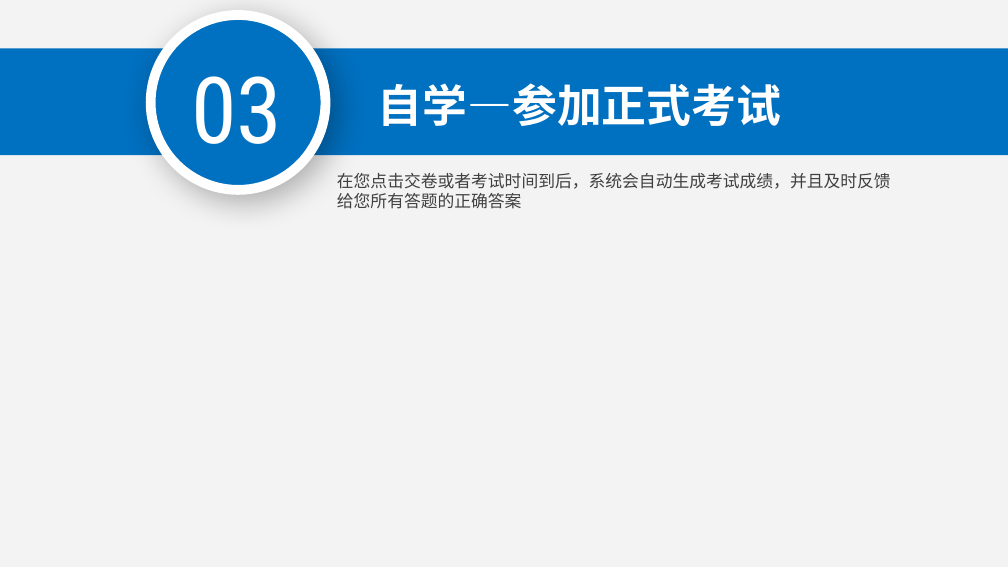
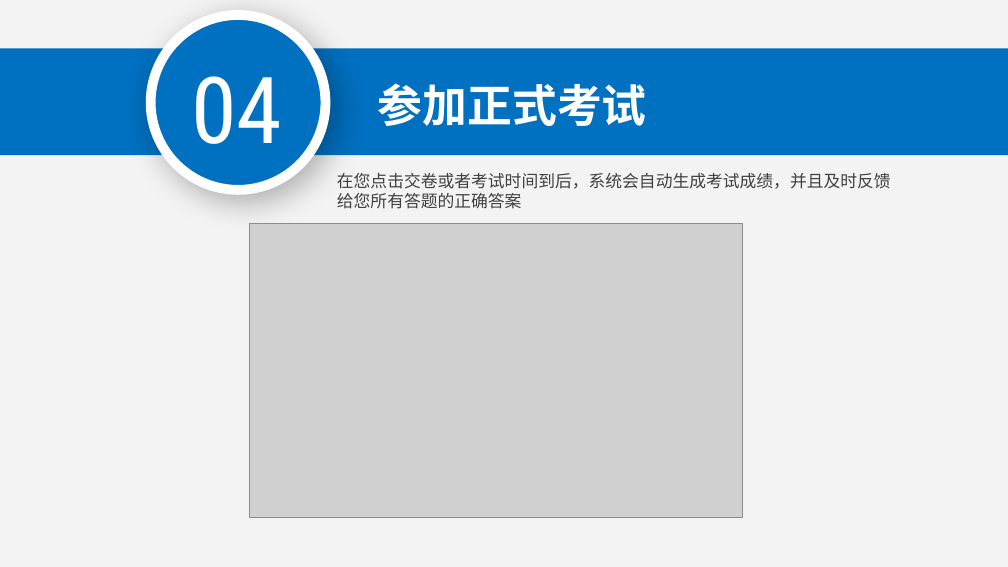
Before and after one commit to marstrip/police-office-testing, a slide deck: slide 18 of Doc/交付文档/培训.pptx. Drawn at 1008x567 pixels with LibreOffice and Linux fonts; fonts in the diff are those of the drawing; grey boxes stand for pictures; background and template pictures are left out. Boxes give left, top, right and bottom in pixels: in the first picture for what was removed or moved away, otherwise in the second. Text is boxed around its words. In the diff, an @@ line names an element or a change of style, - is before the commit and + after.

```diff
--- a/Doc/交付文档/培训.pptx
+++ b/Doc/交付文档/培训.pptx
@@ text at [191, 76, 282, 144]: text changed @@
-03
+04
@@ text at [378, 83, 647, 126]: text changed @@
-自学—参加正式考试
+参加正式考试
@@ picture added at [250, 223, 742, 517] @@
```
Also in this commit, not shown: 7 other slides changed, 7 slides added.
